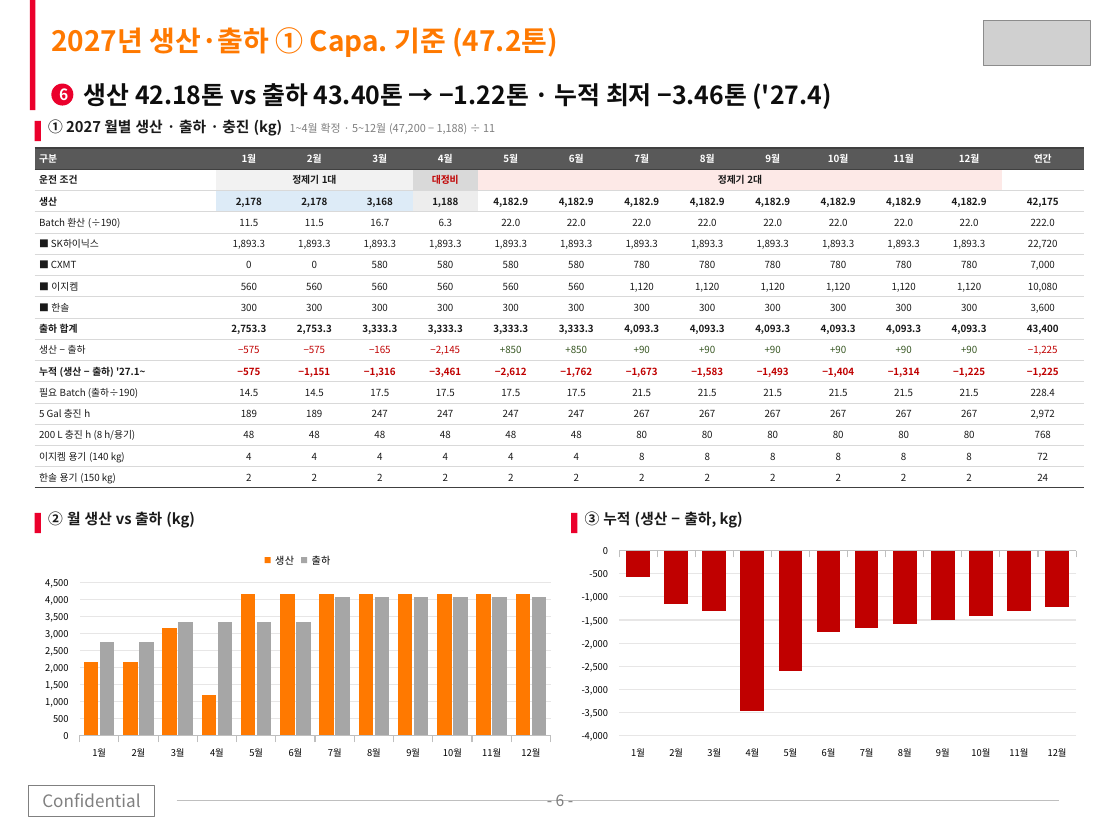
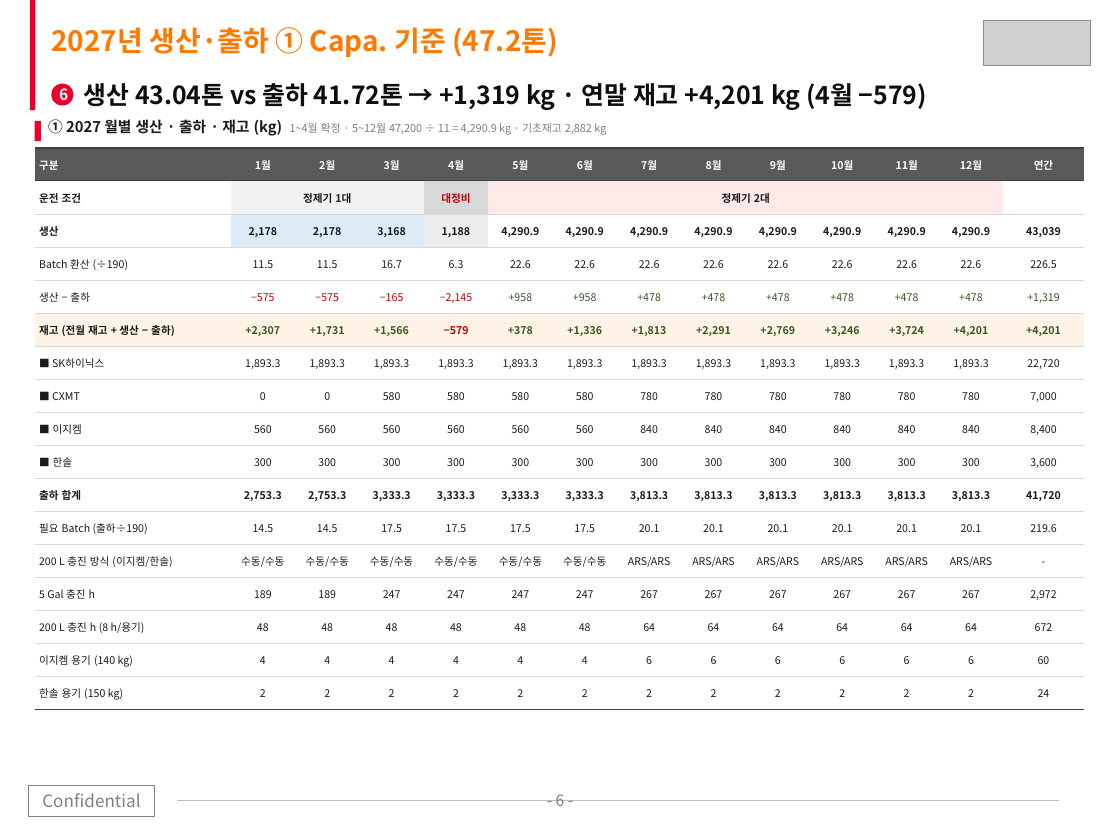
Before and after one commit to Jameskim25/-, a slide deck: slide 6 of SKTC_CpZr_Capacity_Reflux_Roadmap_2027_2028.pptx. Drawn at 1120x840 pixels with LibreOffice and Linux fonts; fonts in the diff are those of the drawing; grey boxes stand for pictures. Boxes give left, top, right and bottom in pixels: in the first picture for what was removed or moved away, otherwise in the second. Text is boxed around its words. In the diff, an @@ line names an element or a change of style, - is before the commit and + after.

```diff
--- a/SKTC_CpZr_Capacity_Reflux_Roadmap_2027_2028.pptx
+++ b/SKTC_CpZr_Capacity_Reflux_Roadmap_2027_2028.pptx
@@ text at (84,83,927,110): text changed @@
-생산 42.18톤 vs 출하 43.40톤 → −1.22톤 · 누적 최저 −3.46톤 ('27.4)
+생산 43.04톤 vs 출하 41.72톤 → +1,319 kg · 연말 재고 +4,201 kg (4월 −579)
@@ text at (48,117,606,136): text changed @@
-① 2027 월별 생산 · 출하 · 충진 (kg) 1~4월 확정 · 5~12월 (47,200 − 1,188) ÷ 11
+① 2027 월별 생산 · 출하 · 재고 (kg) 1~4월 확정 · 5~12월 47,200 ÷ 11 = 4,290.9 kg · 기초재고 2,882 kg
@@ table at (35,148,1077,709) @@
-row 3: 생산 | 2,178 | 2,178 | 3,168 | 1,188 | 4,182.9 | 4,182.9 | 4,182.9 | 4,182.9 | 4,182.9 | 4,182.9 | 4,182.9 | 4,182.9 | 42,175
-row 4: Batch 환산 (÷190) | 11.5 | 11.5 | 16.7 | 6.3 | 22.0 | 22.0 | 22.0 | 22.0 | 22.0 | 22.0 | 22.0 | 22.0 | 222.0
+row 3: 생산 | 2,178 | 2,178 | 3,168 | 1,188 | 4,290.9 | 4,290.9 | 4,290.9 | 4,290.9 | 4,290.9 | 4,290.9 | 4,290.9 | 4,290.9 | 43,039
+row 4: Batch 환산 (÷190) | 11.5 | 11.5 | 16.7 | 6.3 | 22.6 | 22.6 | 22.6 | 22.6 | 22.6 | 22.6 | 22.6 | 22.6 | 226.5
+row 5: 생산 − 출하 | −575 | −575 | −165 | −2,145 | +958 | +958 | +478 | +478 | +478 | +478 | +478 | +478 | +1,319
+row 6: 재고 (전월 재고 + 생산 − 출하) | +2,307 | +1,731 | +1,566 | −579 | +378 | +1,336 | +1,813 | +2,291 | +2,769 | +3,246 | +3,724 | +4,201 | +4,201
-row 7: ■ 이지켐 | 560 | 560 | 560 | 560 | 560 | 560 | 1,120 | 1,120 | 1,120 | 1,120 | 1,120 | 1,120 | 10,080
+row 9: ■ 이지켐 | 560 | 560 | 560 | 560 | 560 | 560 | 840 | 840 | 840 | 840 | 840 | 840 | 8,400
-row 9: 출하 합계 | 2,753.3 | 2,753.3 | 3,333.3 | 3,333.3 | 3,333.3 | 3,333.3 | 4,093.3 | 4,093.3 | 4,093.3 | 4,093.3 | 4,093.3 | 4,093.3 | 43,400
-row 10: 생산 − 출하 | −575 | −575 | −165 | −2,145 | +850 | +850 | +90 | +90 | +90 | +90 | +90 | +90 | −1,225
-row 11: 누적 (생산 − 출하) '27.1~ | −575 | −1,151 | −1,316 | −3,461 | −2,612 | −1,762 | −1,673 | −1,583 | −1,493 | −1,404 | −1,314 | −1,225 | −1,225
-row 12: 필요 Batch (출하÷190) | 14.5 | 14.5 | 17.5 | 17.5 | 17.5 | 17.5 | 21.5 | 21.5 | 21.5 | 21.5 | 21.5 | 21.5 | 228.4
+row 11: 출하 합계 | 2,753.3 | 2,753.3 | 3,333.3 | 3,333.3 | 3,333.3 | 3,333.3 | 3,813.3 | 3,813.3 | 3,813.3 | 3,813.3 | 3,813.3 | 3,813.3 | 41,720
+row 12: 필요 Batch (출하÷190) | 14.5 | 14.5 | 17.5 | 17.5 | 17.5 | 17.5 | 20.1 | 20.1 | 20.1 | 20.1 | 20.1 | 20.1 | 219.6
+row 13: 200 L 충진 방식 (이지켐/한솔) | 수동/수동 | 수동/수동 | 수동/수동 | 수동/수동 | 수동/수동 | 수동/수동 | ARS/ARS | ARS/ARS | ARS/ARS | ARS/ARS | ARS/ARS | ARS/ARS | -
-row 14: 200 L 충진 h (8 h/용기) | 48 | 48 | 48 | 48 | 48 | 48 | 80 | 80 | 80 | 80 | 80 | 80 | 768
+row 15: 200 L 충진 h (8 h/용기) | 48 | 48 | 48 | 48 | 48 | 48 | 64 | 64 | 64 | 64 | 64 | 64 | 672
-row 15: 이지켐 용기 (140 kg) | 4 | 4 | 4 | 4 | 4 | 4 | 8 | 8 | 8 | 8 | 8 | 8 | 72
+row 16: 이지켐 용기 (140 kg) | 4 | 4 | 4 | 4 | 4 | 4 | 6 | 6 | 6 | 6 | 6 | 6 | 60
@@ rectangle removed at (35,513,40,533) @@
@@ text removed at (48,511,195,528) @@
-② 월 생산 vs 출하 (kg)
@@ rectangle removed at (571,513,577,533) @@
@@ text removed at (585,511,743,528) @@
-③ 누적 (생산 − 출하, kg)
@@ column chart removed at (35,540,561,764) @@
-categories: 1월, 2월, 3월, 4월, 5월, 6월, 7월, 8월, 9월, 10월, 11월, 12월
-생산: 2200, 2200, 3200, 1200, 4200, 4200, 4200, 4200, 4200, 4200, 4200, 4200
-출하: 2800, 2800, 3300, 3300, 3300, 3300, 4100, 4100, 4100, 4100, 4100, 4100
@@ column chart removed at (571,540,1086,764) @@
-categories: 1월, 2월, 3월, 4월, 5월, 6월, 7월, 8월, 9월, 10월, 11월, 12월
-Series 1: -600, -1200, -1300, -3500, -2600, -1800, -1700, -1600, -1500, -1400, -1300, -1200
```
Also in this commit, not shown: 8 other slides changed, 4 other files.
